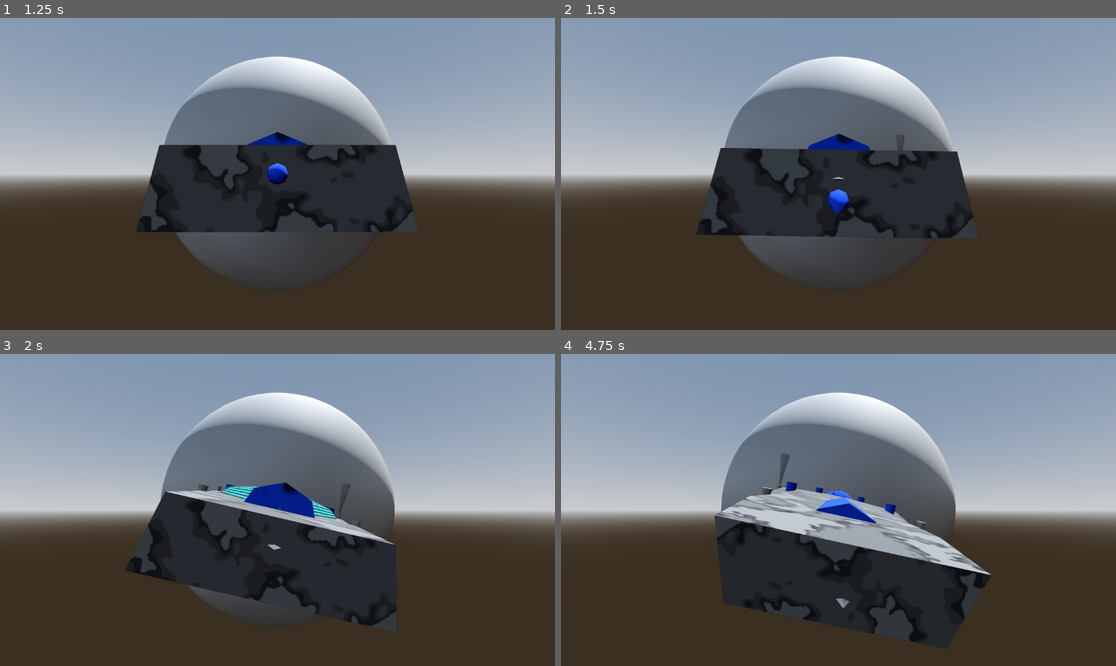
Above: before the commit, frames 1-4 (two rows, left to right).
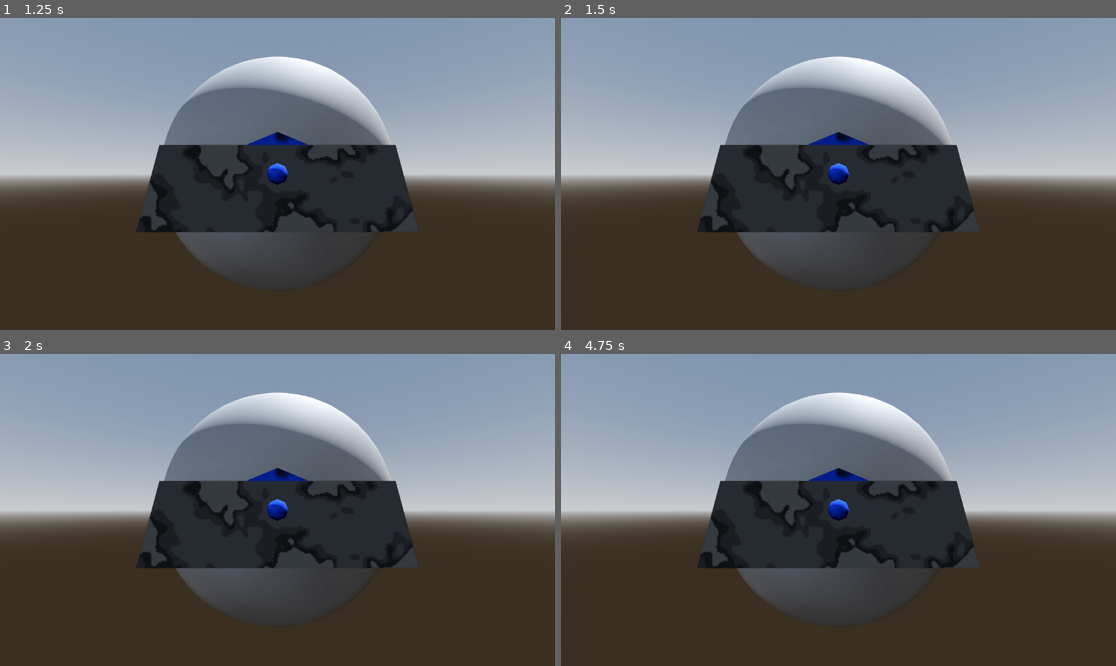
Above: after the commit, the same moments.

Repository: Ortley/black-hole-stars
Game: Godot game, scene res://scene/init.tscn
Two runs of this game, one before a commit and one after it. Both use one fixed random seed, a clock stepped at 60 frames per second and the inputs below.
Inputs (mouse positions are in pixels of both pictures, inside the frame that each line leads up to):
- Up to frame 1 (1.25 s): click "Play" at 0.5 s
- Up to frame 2 (1.5 s): tap Enter at 1.25 s; move the mouse to (960, 158) at 1.27 s; hold E (roll_right) from 1.28 s (still down); tap S (test_cam_backward) at 1.35 s; click (960, 158) at 1.42 s
- Up to frame 3 (2 s): keep holding E (roll_right)
- Up to frame 4 (4.75 s): move the mouse to (727, 525) at 2.02 s; release E (roll_right) at 2.03 s; hold Down 2.03-2.78 s; tap one key every 0.75 s from 2.1 s: W (test_cam_forward) A (test_cam_left) D (test_cam_right) Ctrl (throttle_decrease); move the mouse to (894, 441) at 2.77 s; hold E (roll_right) 2.78-3.53 s; move the mouse to (810, 572) at 3.52 s; hold Up 3.53-4.28 s; click (810, 572) at 3.67 s; move the mouse to (1005, 556) at 4.27 s; hold Q (roll_left) from 4.28 s (still down)

Frame 1 is identical in both runs. In frame 2, 2.5% of the frame differs, in the area x 24-76%, y 36-71%; in frame 3, 9.7%; in frame 4, 16%, in the area x 24-78%, y 31-95%.

Commit message:
Use BVLS instead of NNLS

Diff:
--- a/script/controller.gd
+++ b/script/controller.gd
@@ -1,6 +1,9 @@
 extends Node
 
 # https://en.wikipedia.org/wiki/Non-negative_least_squares
+
+const LOWER_BOUND = 0.0
+const UPPER_BOUND = 1.0
 
 @export var target: NormalSpaceBody
 var intent_yaw: float = 0.0
@@ -15,6 +18,7 @@
 var rcs_matrix: Array[PackedFloat64Array] # m x n
 var activation: PackedFloat64Array # m x 1
 
+
 func _ready() -> void:
 	build_matrix()
 
@@ -26,82 +30,137 @@
 	intent_z = Input.get_axis("throttle_decrease", "throttle_increase")
 
 	var target_col := PackedFloat64Array([0.0, 0.0, 0.0, intent_pitch, intent_yaw, intent_roll])
-	var result: Array = solve_nnls(rcs_matrix, target_col)
+	var result: Array = solve_bvls(rcs_matrix, target_col)
 	#print(result.map(func (x): return x > 0))
+	print(result)
 
 	for i in n:
-		target.rcs[i].throttle = result[i]
+		target.rcs[i].active = result[i] > 0.5
 
 	for t in target.thrusters:
 		t.throttle = clampf(t.throttle + intent_z * delta * 2, 0, 1)
 
-func solve_nnls(A: Array[PackedFloat64Array], target_col: PackedFloat64Array, tolerance: float = 1e-5) -> PackedFloat64Array:
-	# P = null set
-	# R = {1 ... n} (everything active)
-	# both are sets of indices, so a shared set with bool on whether its passive can be used
-	var passive: Array[bool] = [] # bool mask over rcs
-	passive.resize(n)
-	passive.fill(false)
-
-	# Set x to an all-zero vector of dimension n
+func solve_bvls(
+	A: Array[PackedFloat64Array],
+	b: PackedFloat64Array,
+	tolerance: float = 1e-5
+) -> PackedFloat64Array:
+	# 1.If this is a cold start, set F = U = ∅, L = {1, · · · , n}, and set
+	# every element of x to its lower bound
+	# F - indices of "free" components of x that are strictly between their
+	# lower and upper bounds
+	var free: Array[bool] = []
+	free.resize(n)
+	free.fill(false)
+	var upper: Array[bool] = []
+	upper.resize(n)
+	upper.fill(false)
 	var x := PackedFloat64Array()
 	x.resize(n)
-	x.fill(0.0)
-
-	# w = A^T * (b - Ax)
-	var w = gradient(A, target_col, x)
-
-
+	x.fill(LOWER_BOUND)
+
+	var w := gradient(A, b, x)
 	# main loop
 	for _outer in 3 * n:
+		# Compute w = AT (b − Ax), the negative of the gradient of the squared objective
+
 		if _outer == 3 * n - 1:
-			print("!!! reached end")
-		# stopping test for KTT conditions
-		# "while R != null set and max(W^R) > epsilon"
+			print("!!! reached cap")
+
+		# KKT test conditions + step 4
 		var j := -1
 		var best := tolerance
 
+		# GOTO step 12 if ...
 		for i in n:
-			if not passive[i] and w[i] > best:
-				best = w[i]
+			# F = {1, · · · , n}, or ...
+			if free[i]:
+				continue
+			# w_j <= 0 for j in Lower and w_j >= 0 for j in Upper
+			# combined with step 4
+			var v := -w[i] if upper[i] else w[i] # s_t * w_t
+			if v > best:
+				best = v;
 				j = i
+		# Successful convergence = no violation above tolerance
 		if j == -1:
 			break
 
-		# add j to P, remove j from R
-		passive[j] = true
-		# let AP be A restrixted to the variables included in P
-		var s = solve_passive(A, target_col, passive)
-
-		# Repair mode
-		for _inner in 3 * n:
-			var a := INF
+		# 5. Move t* to the set F
+		free[j] = true
+
+		var z = solve_free(A, b, x, free, j)
+		if z == null:
+			free[j] = false
+			w[j] = 0.0
+			continue # GOTO step 3
+
+		# Stops infinite recursion
+		# steps 7..11
+		var guard := 0
+		while not all_free_inside(z, LOWER_BOUND, UPPER_BOUND, free) and guard < 2 * n:
+			guard += 1
+
+			var alpha := INF
+			var q := -1
+			for jp in n:
+				if not free[jp]:
+					continue
+				if not (z[jp] <= LOWER_BOUND or UPPER_BOUND <= z[jp]):
+					continue
+				var d: float = z[jp] - x[jp]
+				var bound := LOWER_BOUND if z[jp] <= LOWER_BOUND else UPPER_BOUND
+				var ratio := 0.0 if d == 0.0 else (bound - x[jp]) / d
+				if ratio < alpha:
+					alpha = ratio
+					q = jp # simpler than doing the whole J chain stuff
 			for i in n:
-				if passive[i] and s[i] <= tolerance:
-					var denominator = x[i] - s[i]
-					if absf(denominator) < 1e-12:
-						a = 0.0
-					else:
-						a = minf(a, x[i] / denominator)
-			if a == INF:
+				if free[i]:
+					x[i] += alpha * (z[i] - x[i])
+
+			# Forces q onto bounds
+			x[q] = LOWER_BOUND if z[q] <= LOWER_BOUND else UPPER_BOUND
+			for i in n:
+				if not free[i]:
+					continue
+				if x[i] <= LOWER_BOUND:
+					x[i] = LOWER_BOUND
+					free[i] = false
+					upper[i] = false
+				elif x[i] >= UPPER_BOUND:
+					x[i] = UPPER_BOUND
+					free[i] = false
+					upper[i] = true
+			z = solve_free(A, b, x, free) # GOTO step 6
+			if z == null:
 				break
-
-			for i in n:
-				x[i] += a * (s[i] - x[i])
-			for i in n:
-				if passive[i] and x[i] <= tolerance:
-					passive[i] = false
-					x[i] = 0.0
-			s = solve_passive(A, target_col, passive)
-
-		x = s
-		w = gradient(A, target_col, x)
+		if z != null:
+			x = z
+		w = gradient(A, b, x) # step 2
 
 	return x
+
+
+#
+## Step 2
+#func _solve_bvls_inner(
+	#A: Array[PackedFloat64Array],
+	#target_col: PackedFloat64Array,
+	#tolerance: float,
+	#free: Array[bool],
+	#upper: Array[bool],
+	#x: PackedFloat64Array
+#) -> PackedFloat64Array:
+
+func all_free_inside(z: PackedFloat64Array, l: float, u: float, free: Array[bool]) -> bool:
+	for j in z.size():
+		if free[j] and (z[j] <= l or u <= z[j]):
+			return false
+	return true
 
 var resid: PackedFloat64Array
 # w = A^T * (b -Ax)
-func gradient(A: Array[PackedFloat64Array], b: PackedFloat64Array, x: PackedFloat64Array):
+func gradient(A: Array[PackedFloat64Array], b: PackedFloat64Array, x: PackedFloat64Array) -> PackedFloat64Array:
 	# residual
 	var r := b.duplicate()
 	for j in n:
@@ -120,6 +179,112 @@
 	for i in a.size():
 		prod += a[i] * b[i]
 	return prod
+
+func solve_free(
+	A: Array[PackedFloat64Array],
+	b: PackedFloat64Array,
+	x: PackedFloat64Array,
+	free: Array[bool],
+	last: int = -1,
+	eps := 1e-12
+):
+
+	var idx: Array[int] = []
+	for j in n:
+		if free[j] and j != last:
+			idx.append(j)
+	if last >= 0 and free[last]:
+		idx.append(last)
+	var k := idx.size()
+
+	var s := x.duplicate()
+	if k == 0:
+		return s
+	if k > m:
+		 # more free columns than rows, therefore they must be dependent
+		return null
+
+	var bp := b.duplicate()
+	for c in n:
+		if not free[c] and x[c] != 0.0:
+			for t in m:
+				bp[t] -= A[c][t] * x[c]
+
+	# Gram-Schmidt QR decomposition over the free columns
+	var Q: Array[PackedFloat64Array] = []
+	var R: Array = []
+
+	# GS: init R
+	for i in k:
+		var row := PackedFloat64Array()
+		row.resize(k)
+		row.fill(0.0)
+		R.append(row)
+
+	for j in k:
+		var v := A[idx[j]].duplicate()
+		var col_norm := sqrt(dot(v, v))
+		if col_norm == 0.0:
+			return null
+		for i in j:
+			R[i][j] = dot(Q[i], v)
+			for t in m:
+				v[t] -= R[i][j] * Q[i][t]
+		var norm := sqrt(dot(v,v))
+		if norm <= eps * col_norm:
+			return null
+
+		R[j][j] = norm
+		var q := PackedFloat64Array()
+		q.resize(m)
+		for t in m:
+			q[t] = v[t] / norm
+		Q.append(q)
+
+	var y := PackedFloat64Array()
+	y.resize(k)
+	y.fill(0.0)
+	for i in range(k - 1, -1, -1):
+		var acc := dot(Q[i], bp)
+		for j in range(i + 1, k):
+			acc -= R[i][j] * y[j]
+		y[i] = acc / R[i][i]
+
+	for i in k:
+		s[idx[i]] = y[i]
+
+	return s
+
+
+func build_matrix():
+	n = 0
+	m = 6
+
+	rcs_matrix.clear()
+	activation = PackedFloat64Array()
+
+	for rcs in target.rcs:
+		var force := (target.global_basis.inverse() * rcs.global_basis).z.normalized() * rcs.magnitude
+		#var torque := (rcs.global_position - target.global_position).cross(force)
+
+		var offset := target.global_basis.inverse() * (rcs.global_position - target.global_position)
+		var torque := offset.cross(force)
+
+		var row = PackedFloat64Array([
+			snappedf(force.x, 1e-3), snappedf(force.y, 1e-3), snappedf(force.z, 1e-3),
+			snappedf(torque.x, 1e-3), snappedf(torque.y, 1e-3), snappedf(torque.z, 1e-3)
+		])
+
+		rcs_matrix.append(row)
+
+		print(row)
+
+
+	n = rcs_matrix.size()
+	activation.resize(n)
+	activation.fill(0.0)
+
+
 
 # sP = (( A^P )^T A^P )^-1 ( A^P )^T y
 func solve_passive(A: Array[PackedFloat64Array], b: PackedFloat64Array, passive: Array[bool], eps: float = 1e-12):
@@ -173,29 +338,3 @@
 	for i in k:
 		s[idx[i]] = y[i]
 	return s
-
-func build_matrix():
-	n = 0
-	m = 6
-
-	rcs_matrix.clear()
-	activation = PackedFloat64Array()
-
-	for rcs in target.rcs:
-		var force := (target.global_basis.inverse() * rcs.global_basis).z.normalized() * rcs.magnitude
-
-		var torque := (rcs.global_position - target.global_position).cross(force)
-
-		var row = PackedFloat64Array([
-			snappedf(force.x, 1e-3), snappedf(force.y, 1e-3), snappedf(force.z, 1e-3),
-			snappedf(torque.x, 1e-3), snappedf(torque.y, 1e-3), snappedf(torque.z, 1e-3)
-		])
-
-		rcs_matrix.append(row)
-
-		print(row)
-
-
-	n = rcs_matrix.size()
-	activation.resize(n)
-	activation.fill(0.0)
